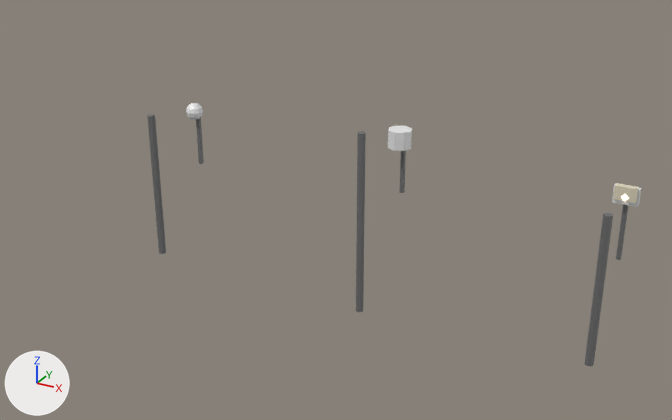
One commit to the glTF model ClientWeb/src/assets/models/road/road_props.glb: the scene before it, then after it.
Before and after are seen from a 50 mm lens placed at (2.38, -4.05, 2.39), pointed at (-0.01, 0.31, 0.21). Every picture has the same lights, and +X, +Y and +Z are marked at lower left. The older version comes first. Vertices at exactly the same position are counted once.

Names of what the first picture shows: 'RoadProps'.
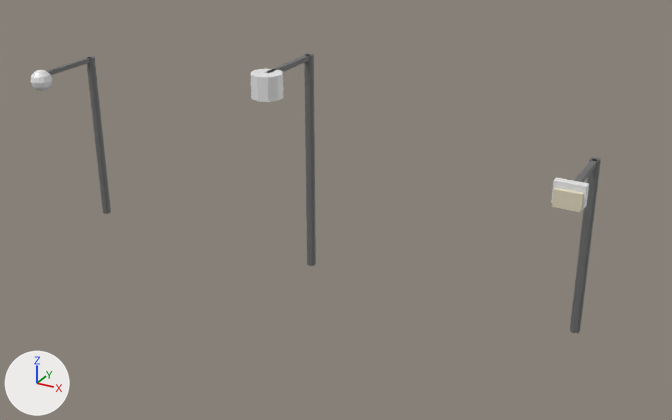
Edits to the bpy script that builds the scene:
```text
Change me_cylinder:
    used by ob_roadprops; location = (-1.5, 0.5, 0.0); scale = (0.025, 0.025, 1.0)
    remove me_cylinder.from_pydata(...)  # 244 vertices, 436 faces; spans x -2.4..122.8, y -3.0..28.8, z -0.6..0.6
    add me_cylinder.from_pydata(...)  # 308 vertices, 564 faces; spans x -1.6..1.6, y -0.5..0.0, z 0.0..1.2
    me_cylinder part 1: a new loose piece, a 10-sided cylinder along z spanning x -1.524..-1.476, y -0.025..0.025, z 0.0..1.0, in mat_streetlight_a_pole_mat (grey #838383)
    me_cylinder part 2: a new loose piece, a box spanning x -1.512..-1.487, y -0.4..0.0, z 0.975..1.0, in mat_streetlight_a_arm_mat (grey #838383)
    me_cylinder part 3: a new loose piece, a UV sphere (12 segments, 6 rings, poles along z) spanning x -1.56..-1.44, y -0.46..-0.34, z 0.9..1.02, in mat_streetlight_a_head_mat (white #efefef)
    me_cylinder part 4: a new loose piece, a 10-sided cylinder along z spanning x -0.024..0.024, y -0.025..0.025, z 0.0..1.2, in mat_streetlight_b_pole_mat (grey #838383)
    me_cylinder part 5: a new loose piece, a box spanning x -0.013..0.012, y -0.4..0.0, z 1.175..1.2, in mat_streetlight_b_arm_mat (grey #838383)
    me_cylinder part 6: a new loose piece, a 10-sided cylinder along z spanning x -0.08..0.08, y -0.48..-0.32, z 1.08..1.2, in mat_streetlight_b_head_mat (white #efefef)
    me_cylinder part 7: a new loose piece, a 10-sided cylinder along z spanning x 1.476..1.524, y -0.025..0.025, z 0.0..0.9, in mat_streetlight_c_pole_mat (grey #838383)
    me_cylinder part 8: a new loose piece, a box spanning x 1.487..1.512, y -0.4..0.0, z 0.875..0.9, in mat_streetlight_c_arm_mat (grey #838383)
    me_cylinder part 9: a new loose piece, a box spanning x 1.43..1.57, y -0.42..-0.38, z 0.83..0.93, in mat_streetlight_c_head_mat (white #efefef)
    me_cylinder part 10: a new loose piece, a box spanning x 1.44..1.56, y -0.44..-0.4, z 0.82..0.9, in mat_streetlight_c_reflector_mat (pale yellow #fff5d8)
    me_cylinder part 11: the loose piece of 62 vertices spanning x -2.4..2.4, y 16.0..20.8, z 0.3..0.5 is deleted
    me_cylinder part 12: the loose piece of 16 vertices spanning x -1.0..1.0, y -1.0..1.0, z -0.5..0.5 is deleted
    me_cylinder part 13: the loose piece of 16 vertices spanning x 56.8..63.2, y 22.4..28.8, z 0.3..0.5 is deleted
    me_cylinder part 14: the loose piece of 16 vertices spanning x 59.0..61.0, y 3.0..5.0, z -0.6..0.6 is deleted
    me_cylinder part 15: the loose piece of 16 vertices spanning x 119.0..121.0, y -3.0..-1.0, z -0.4..0.4 is deleted
    me_cylinder part 16: the loose piece of 8 vertices spanning x 59.5..60.5, y 27.5..28.5, z 0.0..0.4 is deleted
    me_cylinder part 17: the loose piece of 8 vertices spanning x 119.5..120.5, y 15.5..16.5, z 0.0..0.4 is deleted
    me_cylinder part 18: the loose piece of 8 vertices spanning x 117.2..122.8, y 14.4..16.0, z 0.3..0.5 is deleted
    me_cylinder part 19: the loose piece of 8 vertices spanning x -0.5..0.5, y 19.5..20.5, z 0.0..0.4 is deleted
    me_cylinder part 20: the loose piece of 8 vertices spanning x 117.6..122.4, y 13.6..15.2, z 0.4..0.5 is deleted
    other edits to the shape of me_cylinder do not show in these pictures
Change ob_roadprops:
    ob_roadprops.scale: (0.025, 0.025, 1.0) -> (1.0, 1.0, 1.0)
    ob_roadprops.location: (-1.5, 0.5, 0.0) -> (0.0, 0.0, 0.0)
```

Changed parts and their boxes (x1, y1, x2, y2) in the pictures (672 x 420 px):
'RoadProps', reshaped, moved, rescaled (15% wider, 6% taller): before (147, 103, 641, 367); after (31, 53, 601, 333)
part 1 of me_cylinder, added: after (86, 56, 111, 214)
part 2 of me_cylinder, added: after (47, 58, 90, 75)
part 3 of me_cylinder, added: after (31, 70, 52, 91)
part 4 of me_cylinder, added: after (304, 53, 316, 266)
part 5 of me_cylinder, added: after (269, 55, 309, 72)
part 6 of me_cylinder, added: after (250, 69, 283, 102)
part 7 of me_cylinder, added: after (570, 157, 601, 333)
part 8 of me_cylinder, added: after (574, 159, 597, 182)
part 9 of me_cylinder, added: after (551, 178, 589, 209)
part 10 of me_cylinder, added (pale yellow): after (552, 188, 583, 212)
part 11 of me_cylinder, deleted: before (186, 103, 203, 120)
part 12 of me_cylinder, deleted: before (147, 114, 166, 254)
part 13 of me_cylinder, deleted: before (388, 125, 412, 151)
part 14 of me_cylinder, deleted: before (356, 131, 366, 312)
part 15 of me_cylinder, deleted: before (585, 213, 613, 367)
part 16 of me_cylinder, deleted: before (400, 150, 406, 193)
part 17 of me_cylinder, deleted: before (616, 205, 628, 260)
part 18 of me_cylinder, deleted: before (612, 183, 641, 207)
part 19 of me_cylinder, deleted: before (196, 117, 204, 164)
part 20 of me_cylinder, deleted: before (613, 183, 639, 203)
